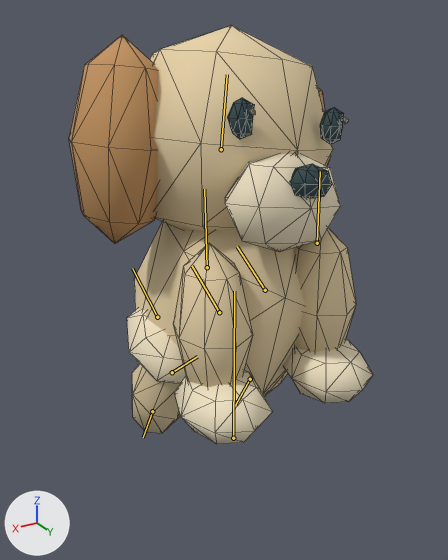
The glTF model public/assets/island/together-v1/pet_puppy_low.glb: old version first, new version second.
Before and after are seen from a 50 mm lens placed at (0.454, 0.722, 0.653), pointed at (0.004, -0.028, 0.278). Arrows for +X, +Y and +Z are at lower left; the lights stay in place. The older version comes first. Both versions are drawn at frame 18 of the action 'BasketSit'; the numbers are the values there. The bones that bend it are drawn over the model as lines. Mesh edges are drawn as thin lines.
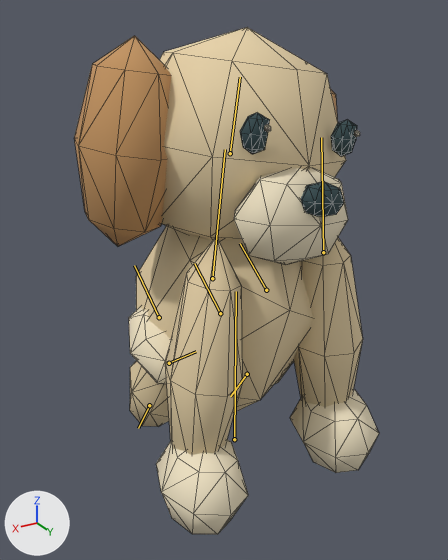
Changed parts and their boxes [x1, y1, x2, y2] in the pictures (448 x 560 px):
'Mesh_0', posed (21% taller)
    before: [69, 25, 373, 444]
    after: [74, 27, 379, 534]
bone 'Root', root to tip
    before: (233, 438) to (234, 291)
    after: (234, 439) to (236, 291)
bone 'Body', root to tip
    before: (219, 312) to (192, 266)
    after: (220, 313) to (194, 263)
bone 'Front.L', root to tip
    before: (317, 243) to (320, 171)
    after: (323, 252) to (321, 137)
bone 'Front.R', root to tip
    before: (207, 267) to (204, 189)
    after: (212, 278) to (225, 149)
bone 'Tail', root to tip
    before: (172, 372) to (197, 356)
    after: (169, 363) to (196, 351)

What the commit changed:
Bone 'Root' (bone_root) moves from (-16633.494, 0.0, -34296.684) to (-16633.494, 0.0, -34296.688).
Bone 'Body' (bone_body) turns from (61, 0, 0) to (57, 0, 0) degrees about its own x, y and z.
Bone 'Front.L' (bone_front_l) turns from (-59, 0, 0) to (-57, -5, -3) degrees about its own x, y and z.
Bone 'Front.L' (bone_front_l) is rescaled from (1.0, 1.0, 1.0) to (1.0, 1.6, 1.0).
Bone 'Front.R' (bone_front_r) turns from (-59, 0, 0) to (-57, 5, 3) degrees about its own x, y and z.
Bone 'Front.R' (bone_front_r) is rescaled from (1.0, 1.0, 1.0) to (1.0, 1.6, 1.0).
Bone 'Tail' (bone_tail) turns from (-109, 9, -3) to (-110, 9, -3) degrees about its own x, y and z.
